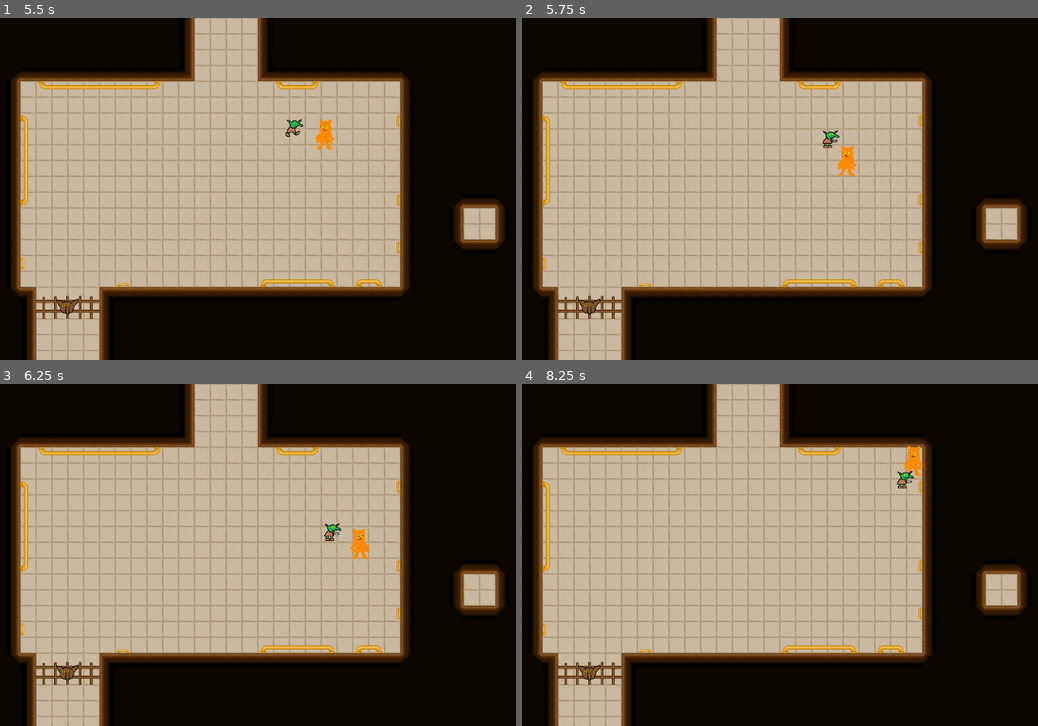
Above: before the commit, frames 1-4 (two rows, left to right).
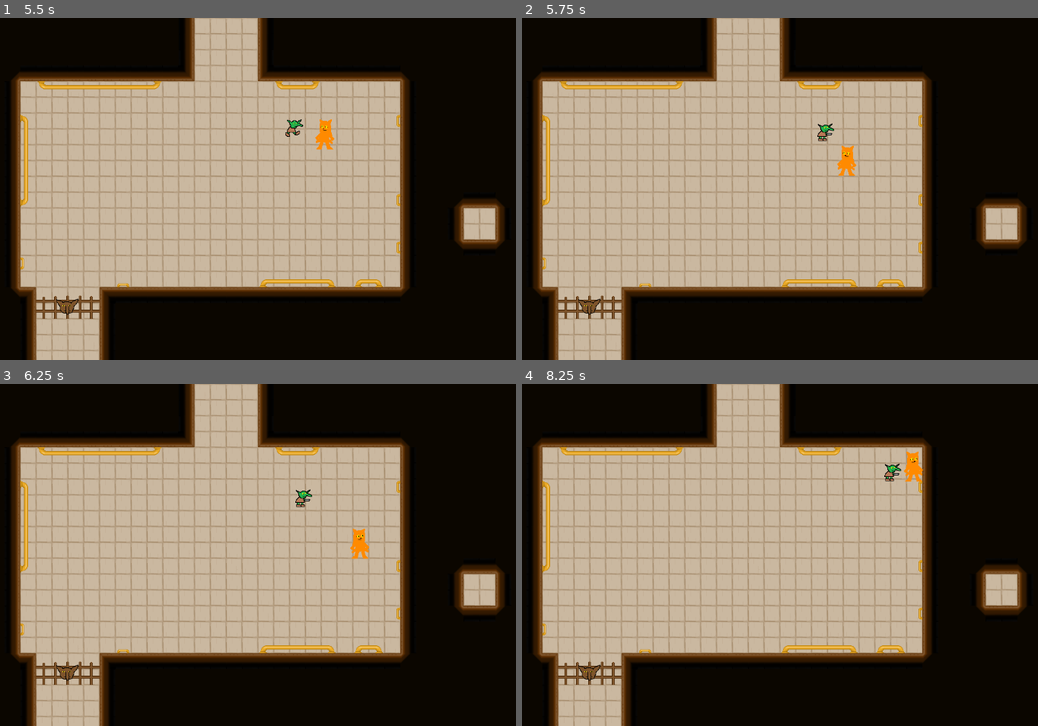
Above: after the commit, the same moments.

Repository: LUMIZ0NE/Steam-Garden
Game: Godot game, scene res://Scenes/room_2.tscn
Same seed, same stepped clock (60 frames per second), same inputs: the game is played once before the commit and once after it. This scene is started directly instead of the project's main scene.
Inputs (mouse positions are in pixels of both pictures, inside the frame that each line leads up to):
- Up to frame 1 (5.5 s): tap Enter at 0.5 s; move the mouse to (345, 171) at 0.52 s; hold D (move_right) 0.53-1.28 s; click (345, 171) at 0.6 s; tap Space at 1.25 s; move the mouse to (92, 206) at 1.27 s; hold S (move_down) 1.28-2.03 s; click (92, 206) at 1.35 s; move the mouse to (273, 113) at 2.02 s; hold D (move_right) 2.03-2.78 s; click (273, 113) at 2.1 s; move the mouse to (180, 257) at 2.77 s; hold W (move_up) 2.78-3.53 s; click (180, 257) at 2.85 s; move the mouse to (397, 240) at 3.52 s; hold A (move_left) 3.53-5.03 s; click (397, 240) at 3.6 s; move the mouse to (30, 137) at 4.27 s; click (30, 137) at 4.35 s; move the mouse to (242, 189) at 5.02 s; hold S (move_down) from 5.03 s (still down); click (242, 189) at 5.1 s
- Up to frame 2 (5.75 s): keep holding S (move_down)
- Up to frame 3 (6.25 s): move the mouse to (123, 469) at 5.77 s; release S (move_down) at 5.78 s; hold D (move_right) from 5.78 s (still down); click (123, 469) at 5.85 s
- Up to frame 4 (8.25 s): move the mouse to (867, 537) at 6.52 s; release D (move_right) at 6.53 s; hold W (move_up) 6.53-7.28 s; click (867, 537) at 6.6 s; move the mouse to (614, 572) at 7.27 s; hold D (move_right) 7.28-8.03 s; click (614, 572) at 7.35 s; move the mouse to (795, 479) at 8.02 s; hold S (move_down) from 8.03 s (still down); click (795, 479) at 8.1 s

Frame 1 is identical in both runs. In frame 2, 0.2% of the frame differs, in the area x 57-62%, y 30-39%; in frame 3, 0.2%; in frame 4, 0.4%, in the area x 70-78%, y 18-31%.

Commit message:
goblin stays dead
checks if the goblin has been killed by using the gate_open event, and prevents everything from resetting after re-entering the room

Diff:
--- a/Scenes/global.gd
+++ b/Scenes/global.gd
@@ -12,6 +12,7 @@
 var player_exit_room_posy = 607
 
 var player_current_atk = false
+var room2_complete = false
 
 func finish_changescenes():
 	print(str(transition_scene))
--- a/Scenes/goblin.gd
+++ b/Scenes/goblin.gd
@@ -1,4 +1,5 @@
 extends CharacterBody2D
+signal goblin_killed
 
 const speed = 140
 @onready var sprite = $Sprite
@@ -8,6 +9,7 @@
 var player_inrange = false
 var can_hurt = true
 var goblin_alive = true
+var goblin_attacking = false
 # Called when the node enters the scene tree for the first time.
 func _ready():
 	pass # Replace with function body.
@@ -16,7 +18,8 @@
 # Called every frame. 'delta' is the elapsed time since the previous frame.
 func _physics_process(delta):
 	if goblin_alive == true:
-		goblin_move()
+		if goblin_attacking == false:
+			goblin_move()
 		damages()
 
 func goblin_move():
@@ -55,12 +58,14 @@
 
 func _on_player_goblin_stab():
 	if goblin_alive == true:
+		goblin_attacking = true
 		$Sprite.play("attack")
 
 
 
 func _on_player_goblin_stop():
 	if goblin_alive == true:
+		goblin_attacking = false
 		$Sprite.play("default")
 
 
@@ -69,4 +74,5 @@
 
 
 func _on_goblin_dies_timeout():
+	goblin_killed.emit()
 	self.queue_free()
--- a/Scenes/goblin_gate.gd
+++ b/Scenes/goblin_gate.gd
@@ -12,3 +12,10 @@
 
 func _on_room_2_gate_close():
 	$AnimatedSprite2D.play("close")
+
+
+
+
+func _on_room_2_gate_open():
+	Global.room2_complete = true
+	self.queue_free()
--- a/Scenes/room_2.gd
+++ b/Scenes/room_2.gd
@@ -7,10 +7,15 @@
 var goblin_wave = 0
 
 func _ready():
+	if Global.room2_complete == true:
+		$Goblin.queue_free()
+		$GateCheck.queue_free()
+		$GoblinGate.queue_free()
 	goblin_gate.hide()
 
 func _process(_delta):
 	change_scene()
+	gate_requirements_met()
 
 func _on_room_2_exit_body_entered(body):
 	if body.has_method("player"):
@@ -39,3 +44,11 @@
 func spawn_goblin():
 	var spawnpoint = $SpawnPoints/Point1
 	$Goblin.global_position = spawnpoint.global_position
+
+func gate_requirements_met():
+	if goblins_killed >= 1:
+		gate_open.emit()
+
+
+func _on_goblin_goblin_killed():
+	goblins_killed = goblins_killed + 1
--- a/Scenes/room_2.tscn
+++ b/Scenes/room_2.tscn
@@ -120,8 +120,10 @@
 position = Vector2(330, 480)
 
 [connection signal="gate_close" from="." to="GoblinGate" method="_on_room_2_gate_close"]
+[connection signal="gate_open" from="." to="GoblinGate" method="_on_room_2_gate_open"]
 [connection signal="goblin_stab" from="Player" to="Goblin" method="_on_player_goblin_stab"]
 [connection signal="goblin_stop" from="Player" to="Goblin" method="_on_player_goblin_stop"]
 [connection signal="body_entered" from="Room2Exit" to="." method="_on_room_2_exit_body_entered"]
 [connection signal="body_exited" from="Room2Exit" to="." method="_on_room_2_exit_body_exited"]
+[connection signal="goblin_killed" from="Goblin" to="." method="_on_goblin_goblin_killed"]
 [connection signal="body_entered" from="GateCheck" to="." method="_on_gate_check_body_entered"]
